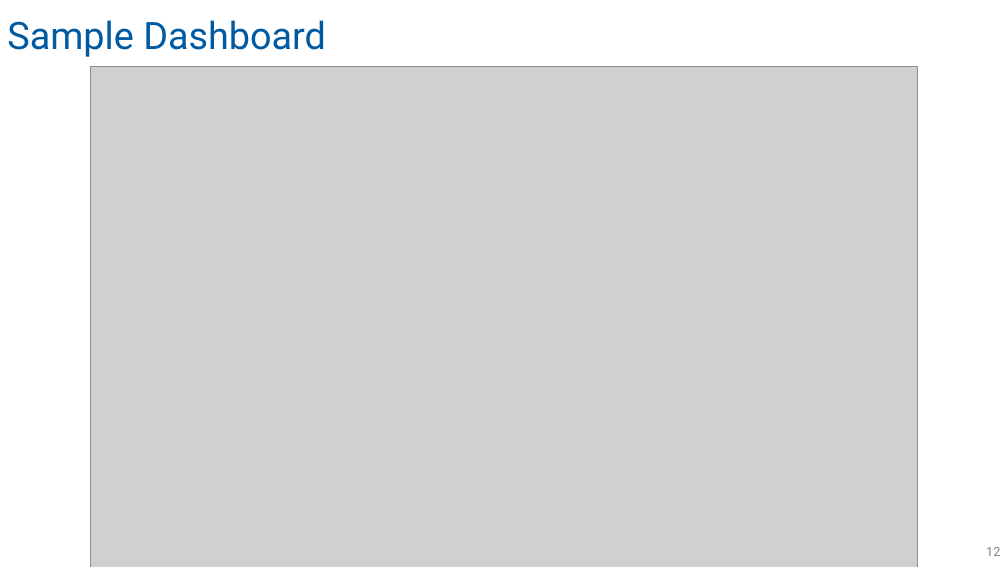
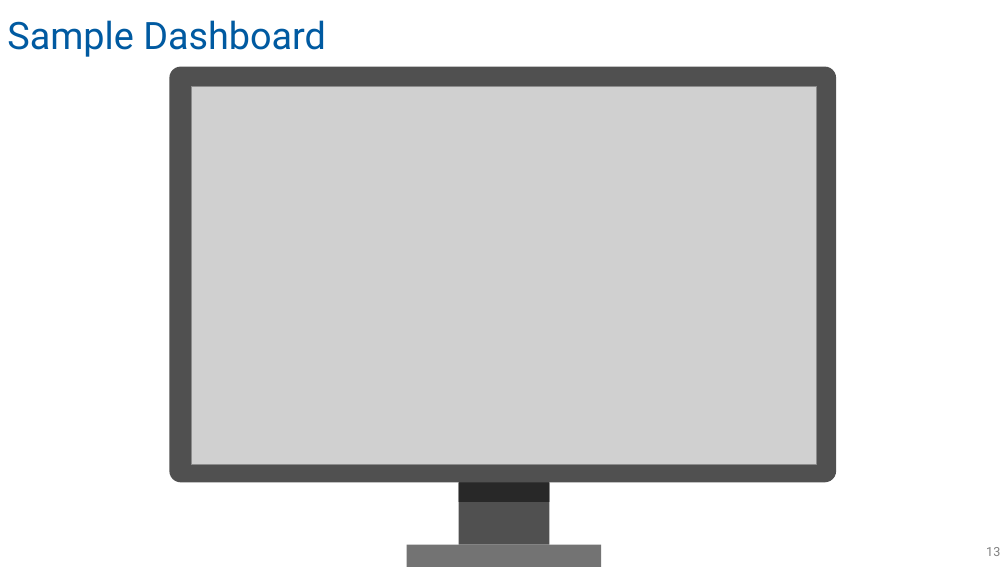
Before and after one commit to Azure/cortana-intelligence-price-optimization, a slide deck: slide 13 of Solution Overview for Business Audiences/Walking Deck.pptx (slide 12 before the commit). Drawn at 1008x567 pixels with LibreOffice and Linux fonts; fonts in the diff are those of the drawing; grey boxes stand for pictures; background and template pictures are left out. Boxes give left, top, right and bottom in pixels: in the first picture for what was removed or moved away, otherwise in the second. Text is boxed around its words. In the diff, an @@ line names an element or a change of style, - is before the commit and + after.

```diff
--- a/Solution Overview for Business Audiences/Walking Deck.pptx
+++ b/Solution Overview for Business Audiences/Walking Deck.pptx
@@ group added at [169, 67, 836, 567]: 3 rectangles, 1 rounded rectangle @@
@@ picture: place and size @@
-picture at [91, 67, 918, 567]
+picture at [191, 86, 817, 464]
@@ page number at [986, 547, 1000, 556]: text changed @@
-12
+13
```
Also in this commit, not shown: 5 other slides changed, 2 slides added, 1 slide removed, 3 other files.
